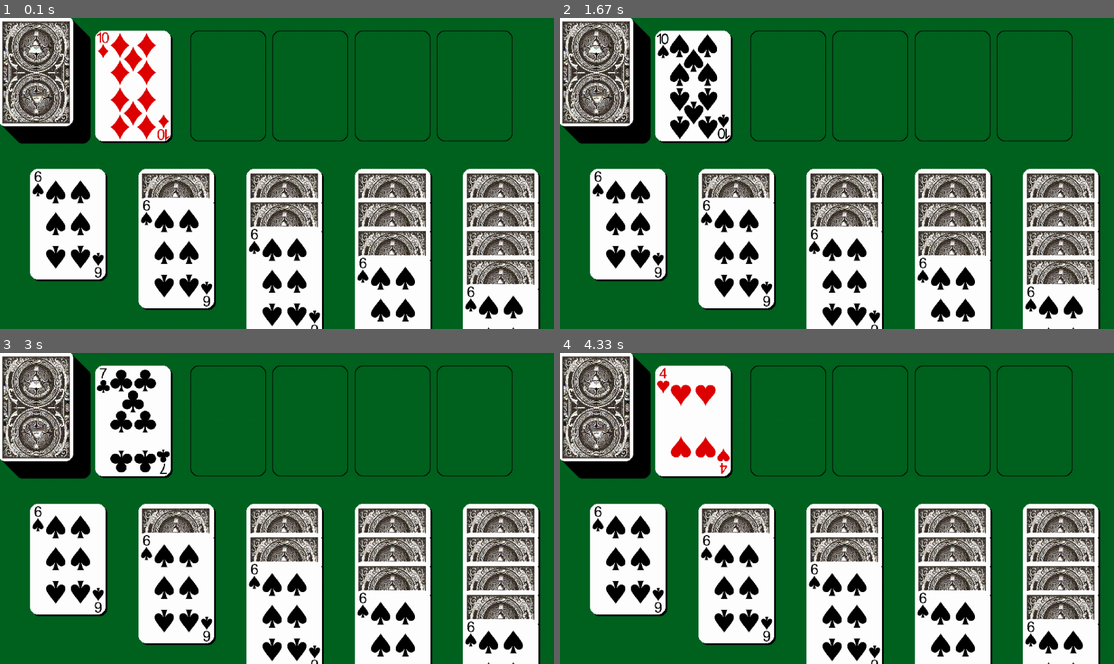
Above: before the commit, frames 1-4 (two rows, left to right).
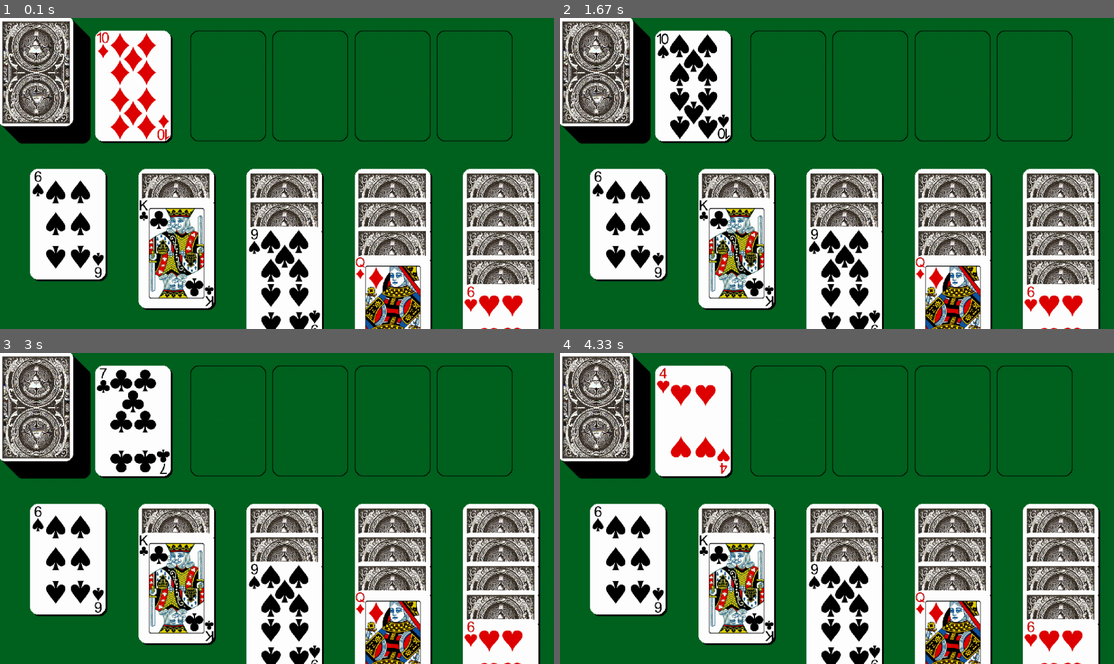
Above: after the commit, the same moments.

Repository: unluckycord/NewPygame
Game: pygame game, started from Main.py
The game is run twice, just before and just after one commit, with the same random seed, the same clock (stepped at 60 frames per second) and the same inputs.
Inputs (mouse positions are in pixels of both pictures, inside the frame that each line leads up to):
- Up to frame 1 (0.1 s): no input
- Up to frame 2 (1.67 s): click (837, 173) at 0.38 s; click (892, 241) at 0.72 s; click (1041, 282) at 1.05 s; click (704, 111) at 1.38 s
- Up to frame 3 (3 s): click (277, 545) at 1.72 s; click (199, 443) at 2.05 s; click (470, 589) at 2.38 s; click (94, 539) at 2.72 s
- Up to frame 4 (4.33 s): click (676, 446) at 3.05 s; click (704, 564) at 3.38 s; click (1036, 580) at 3.72 s; click (670, 623) at 4.05 s

The runs differ from the first frame. In frame 1, 6.6% of the frame differs, in the area x 25-95%, y 58-100%; in frame 2, 6.6%; in frame 3, 6.6%; in frame 4, 6.6%.

Commit message:
TABLEAU WORKS

Diff:
--- a/GameLoop.py
+++ b/GameLoop.py
@@ -13,15 +13,18 @@
     currentCard = DealCards.drawCardFromDeck()
     testCard = Card.Card(currentCard,400,400, None, "UP")
     ListOfCards.cardStackOject.clear()
-    for i in range(28):
-        ListOfCards.tableau.append(ListOfCards.listOfActiveCards[0])
-        ListOfCards.tableauObj.append(Card.Card(ListOfCards.listOfActiveCards[0], 400,400, None, "DOWN"))
-        ListOfCards.listOfActiveCards.pop(0)
+    for i in range(8):
+        for f in range(i):
+            ListOfCards.tableau[i-1].append(ListOfCards.listOfActiveCards[0])
+            ListOfCards.tableauObj[i-1].append(Card.Card(ListOfCards.listOfActiveCards[0], 400,400, None, "DOWN"))
+            ListOfCards.tableauText[i-1].append(ListOfCards.listOfActiveCards[0])
+            ListOfCards.listOfActiveCards.pop(0)
     for i in range(len(ListOfCards.listOfActiveCards)):
         ListOfCards.cardStackOject.append(Card.Card(ListOfCards.listOfActiveCards[i], 400,400, None, "DOWN"))
 
     while run:
-        print(ListOfCards.tableauObj[0].rankandsuit)
+        print(ListOfCards.tableauText)
+        #print(len(ListOfCards.tableauObj))
         nowDraw = pygame.time.get_ticks()
         for event in pygame.event.get():
             if event.type == pygame.QUIT:
--- a/ListOfCards.py
+++ b/ListOfCards.py
@@ -15,8 +15,9 @@
                      "14s", "14d", "14h", "14c",]
 listOfActiveCardsPostShuffle = []
 listOfSpentCards = []
-tableau = []
-tableauObj = []
+tableau = [[]for i in range(8)]
+tableauObj = [[]for i in range(8)]
+tableauText = [[]for i in range(8)]
 cardStack = []
 cardStackOject = ["thing to be removed"]
 LISTOFALLDEFAULTCARDS = ["2s", "2d", "2h", "2c",
--- a/PaintGame.py
+++ b/PaintGame.py
@@ -28,15 +28,18 @@
 
 def drawTableau():
     cardlocationx,cardlocationy = -180*Assets.scalingVal,350*Assets.scalingVal
-    for i in range(8):
+    for i in range(len(ListOfCards.tableauObj)):
         for f in range(i):
             pygame.draw.rect(Assets.WIN, Assets.BLACK, (cardlocationx+(4*Assets.scalingVal)+(250*Assets.scalingVal*i),cardlocationy+(4*Assets.scalingVal)+(50*f), Assets.CARDWIDTH,Assets.CARDHEIGHT),width=0, border_radius=13)
             pygame.draw.rect(Assets.WIN, Assets.WHITE, (cardlocationx+(250*Assets.scalingVal*i),cardlocationy+(50*f), Assets.CARDWIDTH,Assets.CARDHEIGHT),width=0, border_radius=13)
-            if(f < i-1):
+            if(f+1 < i):
                 Assets.WIN.blit(Assets.cardback_black, (cardlocationx+(9*Assets.scalingVal)+(i*250*Assets.scalingVal),cardlocationy+(11*Assets.scalingVal)+(f*50)))
+            else:
+                Assets.WIN.blit(ListOfCards.tableauObj[i-1][f].card, (cardlocationx+(i*250*Assets.scalingVal),cardlocationy+(f*50)))
+                ListOfCards.tableauObj[i-1][f].cardUpOrDown = "UP"
+                print(ListOfCards.tableauObj[i-1][f].cardUpOrDown, i, f)
 
-            elif(f == i-1):
-                Assets.WIN.blit(ListOfCards.tableauObj[0].card, (cardlocationx+(i*250*Assets.scalingVal),cardlocationy+(f*50)))
+
 
 def drawWindow(renderCheck, activeCard,currentCard):
     cardloctionx, cardlocationy = 220*Assets.scalingVal,30*Assets.scalingVal
--- /dev/null
+++ b/test.py
@@ -0,0 +1,4 @@
+
+for i in range(8):
+    for f in range(i+1):
+        print(i,f)
